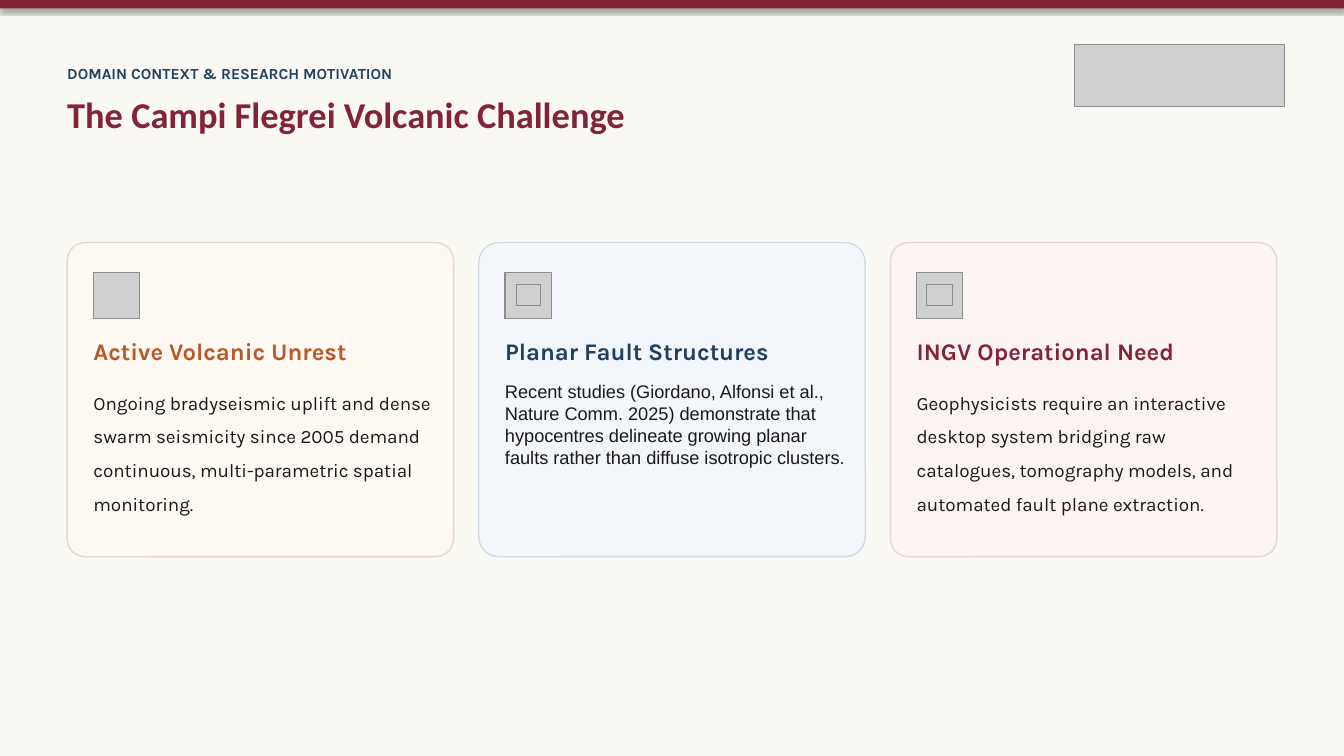
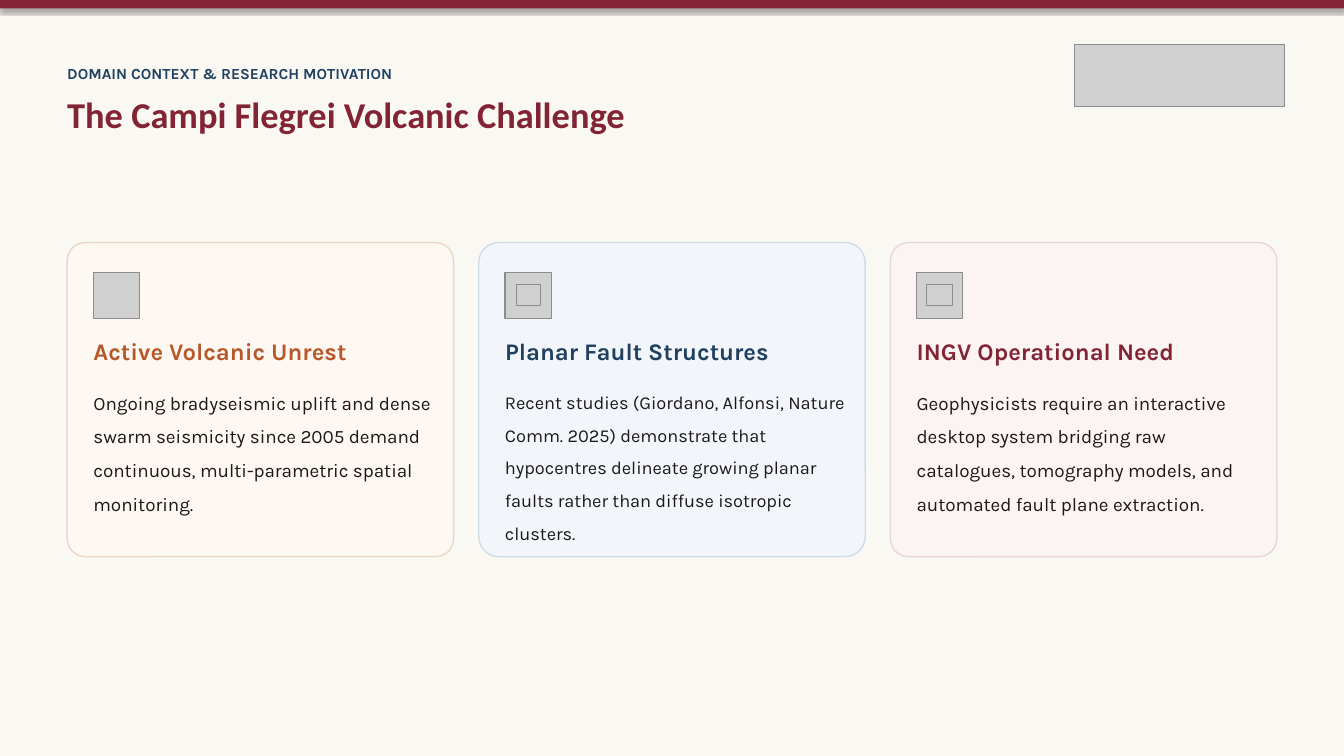
Before and after one commit to Crucio104/Seismic-Viewer-Presentation, a slide deck: slide 2 of thesis/presentation/Seismic Viewer - Thesis Defense.pptx. Drawn at 1344x756 pixels with LibreOffice and Linux fonts; fonts in the diff are those of the drawing; grey boxes stand for pictures; background and template pictures are left out. Boxes give left, top, right and bottom in pixels: in the first picture for what was removed or moved away, otherwise in the second. Text is boxed around its words. In the diff, an @@ line names an element or a change of style, - is before the commit and + after.

```diff
--- a/thesis/presentation/Seismic Viewer - Thesis Defense.pptx
+++ b/thesis/presentation/Seismic Viewer - Thesis Defense.pptx
@@ text at bbox=[505, 396, 844, 541]: text changed; font Arial to Karla @@
-Recent studies (Giordano, Alfonsi et al., Nature Comm. 2025) demonstrate that hypocentres delineate growing planar faults rather than diffuse isotropic clusters.
+Recent studies (Giordano, Alfonsi, Nature Comm. 2025) demonstrate that hypocentres delineate growing planar faults rather than diffuse isotropic clusters.
```
Also in this commit, not shown: 10 other slides changed, 9 other files.
